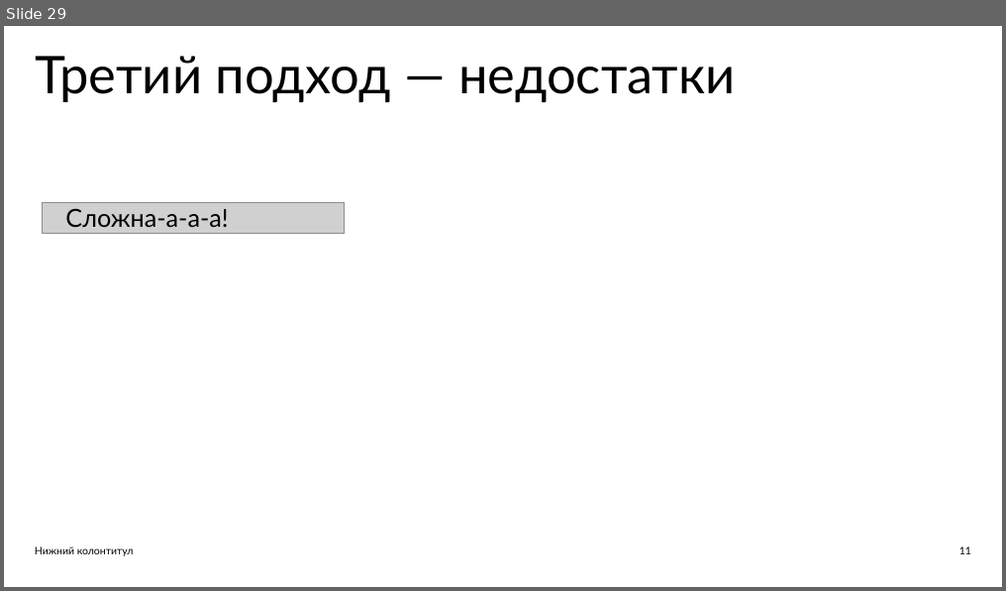
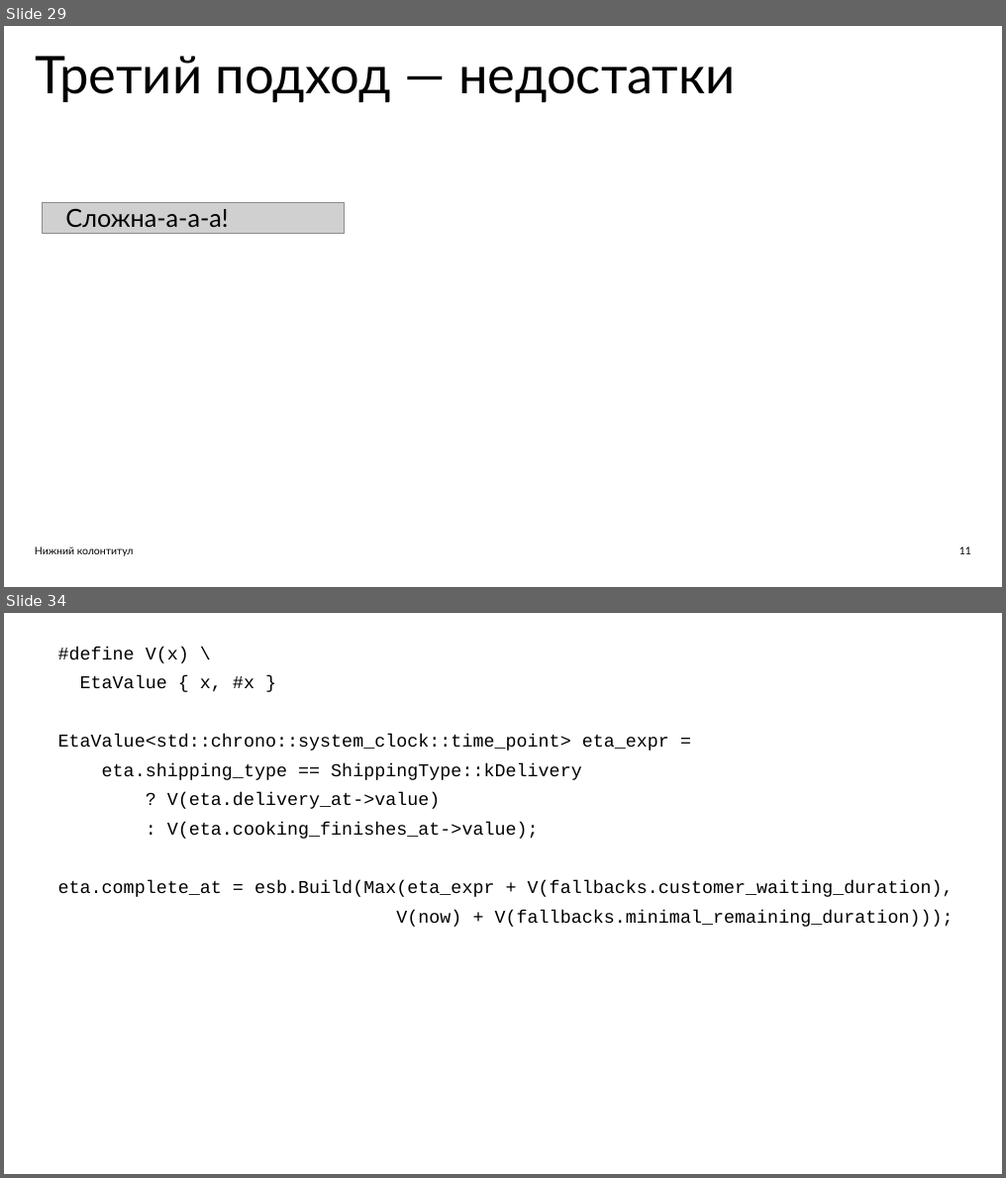
Before and after one commit to ishfb/zcc23, a slide deck: slides.pptx. Shown one above the other, each under a label of ours: slide 29 before the commit, slides 29 and 34 after it; the slides between them are not shown. The pictures are 1006x591 and 1006x1178 pixels, drawn with LibreOffice and Linux fonts; fonts in the diff are those of the drawing; grey boxes stand for pictures. Boxes give left, top, right and bottom in pixels: in the first picture for what was removed or moved away, otherwise in the second. Text is boxed around its words. In the diff, an @@ line names an element or a change of style, - is before the commit and + after.

```diff
--- a/slides.pptx
+++ b/slides.pptx
@@ slide 34 added at bbox=[4, 613, 1002, 1174], background #FFFFFF @@
@@ text added at bbox=[58, 647, 953, 927], 26.2 pt, text #000000 @@
+#define V(x) \
+EtaValue { x, #x }
+EtaValue<std::chrono::system_clock::time_point> eta_expr =
+eta.shipping_type == ShippingType::kDelivery
+? V(eta.delivery_at->value)
+: V(eta.cooking_finishes_at->value);
+eta.complete_at = esb.Build(Max(eta_expr + V(fallbacks.customer_waiting_duration),
+V(now) + V(fallbacks.minimal_remaining_duration)));
```
Also in this commit, not shown: 1 slide changed, 3 other slides added, 2 other files.
